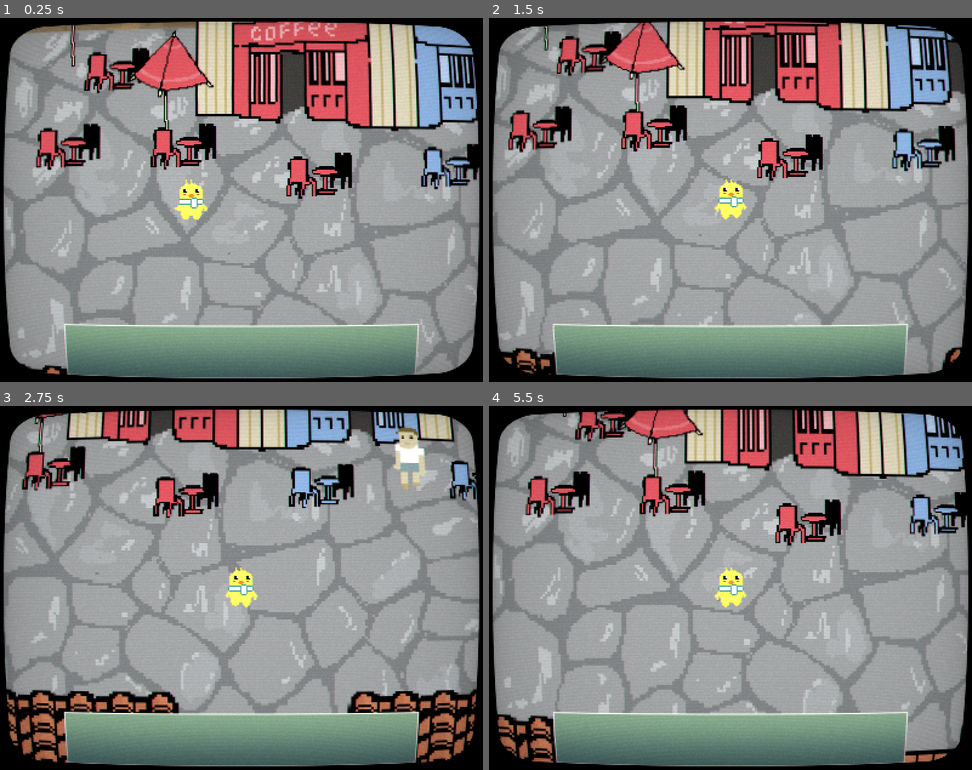
Above: before the commit, frames 1-4 (two rows, left to right).
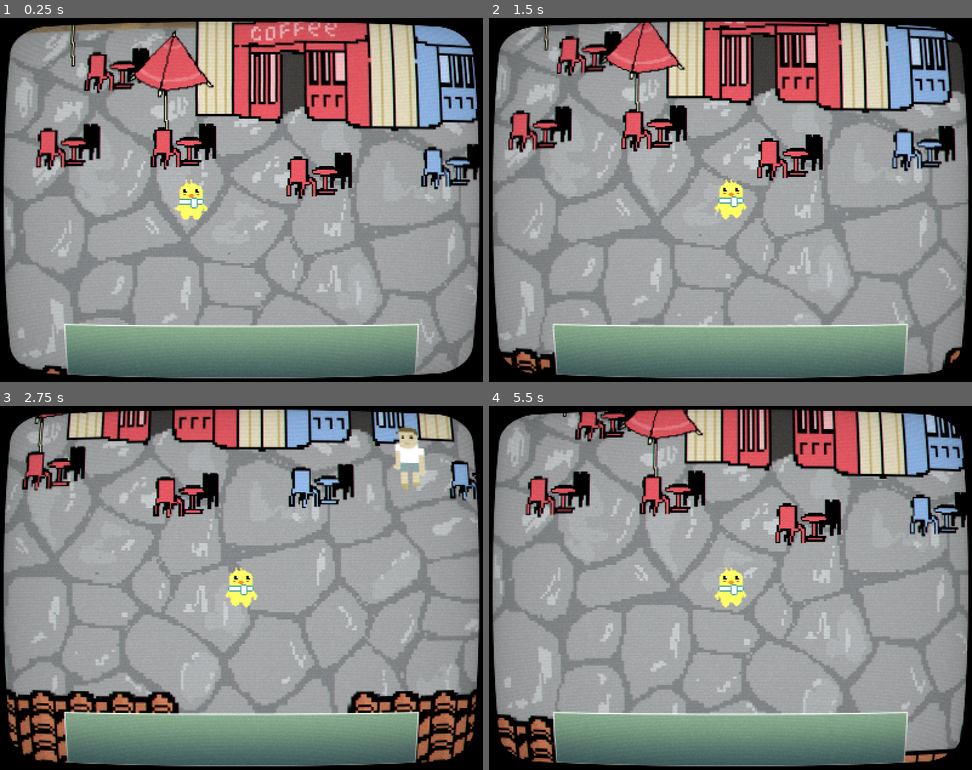
Above: after the commit, the same moments.

Repository: OkistanPro/lesaventuresdesteven
Game: Godot game, scene res://scenes/rue_commerce_2.tscn
Two runs of this game, one before a commit and one after it. Both use one fixed random seed, a clock stepped at 60 frames per second and the inputs below. The project has no main scene, so this scene is started directly.
Inputs (mouse positions are in pixels of both pictures, inside the frame that each line leads up to):
- Up to frame 1 (0.25 s): no input
- Up to frame 2 (1.5 s): move the mouse to (836, 181) at 0.52 s; hold D (right) 0.53-1.28 s; hold E (interagir) 0.53-1.28 s; click (836, 181) at 0.67 s; move the mouse to (633, 218) at 1.27 s; hold S (down) from 1.28 s (still down); tap E (interagir) at 1.35 s
- Up to frame 3 (2.75 s): move the mouse to (289, 507) at 2.02 s; release S (down) at 2.03 s; hold D (right) from 2.03 s (still down); hold Shift (run) from 2.03 s (still down); tap E (interagir) at 2.3 s
- Up to frame 4 (5.5 s): move the mouse to (706, 660) at 2.77 s; release D (right) at 2.78 s; release Shift (run) at 2.78 s; hold W (up) 2.78-3.53 s; tap E (interagir) at 2.85, 4.55 s; click (706, 660) at 2.92 s; move the mouse to (875, 642) at 3.52 s; hold E (interagir) 3.53-4.28 s; hold A (left) 3.53-5.03 s; move the mouse to (585, 533) at 4.27 s; tap Shift (run) at 4.35 s; move the mouse to (754, 588) at 5.02 s; hold S (down) from 5.03 s (still down); hold E (interagir) from 5.03 s (still down); click (754, 588) at 5.17 s

The runs differ from the first frame. In frame 1, less than 0.1% of the frame differs, in the area x 9-13%, y 96-98%; in frame 2, less than 0.1%; in frame 3, 0.8%, in the area x 1-99%, y 79-98%; in frame 4, 0.2%.

Commit message:
Boutique de souvenirs + Objet PNJ

Diff:
--- a/dialogues/vendeur_boutique.tres
+++ b/dialogues/vendeur_boutique.tres
@@ -17,7 +17,7 @@
 [sub_resource type="Resource" id="Resource_m66bv"]
 script = ExtResource("3_7kv72")
 nom_perso = "steven"
-mess = "Euh ... bonjour ..."
+mess = "Bonjour !"
 liste_choix = Array[ExtResource("2_54hne")]([])
 event_at_start = ""
 metadata/_custom_type_script = "uid://cq5kt3ymgwgp8"
@@ -31,7 +31,7 @@
 [sub_resource type="Resource" id="Resource_54hne"]
 script = ExtResource("3_7kv72")
 nom_perso = "vendeur"
-mess = "Juste si je viens a mourrir ..."
+mess = "Juste, si je viens à mourir ..."
 liste_choix = Array[ExtResource("2_54hne")]([])
 event_at_start = ""
 metadata/_custom_type_script = "uid://cq5kt3ymgwgp8"
@@ -39,7 +39,7 @@
 [sub_resource type="Resource" id="Resource_7kv72"]
 script = ExtResource("3_7kv72")
 nom_perso = "vendeur"
-mess = "Dite a ma femme ... \"que\""
+mess = "Dites à ma femme ... \"que\""
 liste_choix = Array[ExtResource("2_54hne")]([])
 event_at_start = ""
 metadata/_custom_type_script = "uid://cq5kt3ymgwgp8"
@@ -47,13 +47,13 @@
 [sub_resource type="Resource" id="Resource_pcxfn"]
 script = ExtResource("4_pcxfn")
 temps = 1.0
-affiche_dialogue = false
+affiche_dialogue = true
 metadata/_custom_type_script = "uid://b2khngrg30oaj"
 
 [sub_resource type="Resource" id="Resource_oksq7"]
 script = ExtResource("3_7kv72")
 nom_perso = "steven"
-mess = "\"que\" ?"
+mess = "...\"que\" ?"
 liste_choix = Array[ExtResource("2_54hne")]([])
 event_at_start = ""
 metadata/_custom_type_script = "uid://cq5kt3ymgwgp8"
--- a/scenes/interface.tscn
+++ b/scenes/interface.tscn
@@ -1,7 +1,9 @@
-[gd_scene load_steps=2 format=3 uid="uid://cohg5vn5u2qe8"]
+[gd_scene load_steps=3 format=3 uid="uid://cohg5vn5u2qe8"]
 
+[ext_resource type="Script" uid="uid://bhybyokoixsmm" path="res://scripts/interface.gd" id="1_lw6my"]
 [ext_resource type="PackedScene" uid="uid://da5kxhp50c2xg" path="res://scenes/inventaire.tscn" id="1_tg63u"]
 
 [node name="interface" type="CanvasLayer"]
+script = ExtResource("1_lw6my")
 
 [node name="Inventaire" parent="." instance=ExtResource("1_tg63u")]
--- a/scenes/rue_commerce_1.tscn
+++ b/scenes/rue_commerce_1.tscn
@@ -1,11 +1,14 @@
-[gd_scene load_steps=10 format=3 uid="uid://hdxui1dj546j"]
+[gd_scene load_steps=15 format=3 uid="uid://hdxui1dj546j"]
 
 [ext_resource type="Script" uid="uid://vte1qlb04x0a" path="res://scripts/rue_commerce_1.gd" id="1_486vb"]
 [ext_resource type="Texture2D" uid="uid://c0pgoh688os8b" path="res://sprites/zone_commerçante.png" id="1_ndj3p"]
 [ext_resource type="Texture2D" uid="uid://2gtn3xlwn53u" path="res://sprites/decor.png" id="2_uqb0c"]
 [ext_resource type="PackedScene" uid="uid://wh4gxqeqyw78" path="res://scenes/steven.tscn" id="5_2vcd6"]
 [ext_resource type="Texture2D" uid="uid://bi7snn7iinctr" path="res://sprites/maisons_front.png" id="6_w3f2s"]
-[ext_resource type="Texture2D" uid="uid://c86yo2pwhaykd" path="res://sprites/banc_lampe.png" id="19_6bq2v"]
+[ext_resource type="Texture2D" uid="uid://061e3p2t0v56" path="res://sprites/souvenirs/souvenirs__0001_Calque-3.png" id="7_w3f2s"]
+[ext_resource type="Texture2D" uid="uid://dvwfc2dnb0y23" path="res://sprites/persos/perso__0004_Calque-12.png" id="8_jggnv"]
+[ext_resource type="Script" uid="uid://c7f5ewx6x32to" path="res://scripts/pnj_1.gd" id="9_3fw0g"]
+[ext_resource type="PackedScene" uid="uid://b8bwggny43hdy" path="res://scenes/fleche_input.tscn" id="10_v20iv"]
 
 [sub_resource type="WorldBoundaryShape2D" id="WorldBoundaryShape2D_0aefm"]
 normal = Vector2(0, 1)
@@ -15,7 +18,13 @@
 size = Vector2(96, 575)
 
 [sub_resource type="RectangleShape2D" id="RectangleShape2D_w3f2s"]
-size = Vector2(119.545, 86.8182)
+size = Vector2(303.409, 82.2728)
+
+[sub_resource type="RectangleShape2D" id="RectangleShape2D_diepv"]
+size = Vector2(17.3333, 29.3333)
+
+[sub_resource type="CircleShape2D" id="CircleShape2D_kdskb"]
+radius = 24.2304
 
 [node name="village1" type="Node2D"]
 y_sort_enabled = true
@@ -41,20 +50,6 @@
 [node name="CollisionShape2D" type="CollisionShape2D" parent="limitesMonde"]
 shape = SubResource("WorldBoundaryShape2D_0aefm")
 
-[node name="BancLampe" type="Sprite2D" parent="."]
-z_index = 1
-position = Vector2(590, 183)
-scale = Vector2(2, 2)
-texture = ExtResource("19_6bq2v")
-region_enabled = true
-region_rect = Rect2(12, 24, 43, 31)
-
-[node name="StaticBody2D" type="StaticBody2D" parent="BancLampe"]
-
-[node name="CollisionPolygon2D" type="CollisionPolygon2D" parent="BancLampe/StaticBody2D"]
-position = Vector2(-7, -11)
-polygon = PackedVector2Array(-12.5, 18, 26, 18, 26.5, 2.5, -10.5, 2.5, -13.5, 13)
-
 [node name="steven" parent="." instance=ExtResource("5_2vcd6")]
 position = Vector2(31, 322)
 
@@ -74,11 +69,43 @@
 [node name="StaticBody2D" type="StaticBody2D" parent="MaisonsFront"]
 
 [node name="CollisionShape2D" type="CollisionShape2D" parent="MaisonsFront/StaticBody2D"]
-position = Vector2(-91.3636, 5.22729)
+position = Vector2(0.568253, 7.50003)
 shape = SubResource("RectangleShape2D_w3f2s")
 
-[node name="CollisionShape2D2" type="CollisionShape2D" parent="MaisonsFront/StaticBody2D"]
-position = Vector2(91.1364, 5.90912)
-shape = SubResource("RectangleShape2D_w3f2s")
+[node name="souvenirs" type="Sprite2D" parent="."]
+z_index = 1
+position = Vector2(433, 138)
+scale = Vector2(1.5, 1.5)
+texture = ExtResource("7_w3f2s")
+
+[node name="StaticBody2D" type="StaticBody2D" parent="souvenirs"]
+
+[node name="CollisionPolygon2D" type="CollisionPolygon2D" parent="souvenirs/StaticBody2D"]
+polygon = PackedVector2Array(-60, -54.6667, -123.333, -42.6667, -123.333, 54.6667, -59.3333, 58, 61.3333, 56.6667, 61.3333, 48.6667, 89.3333, 48.6667, 89.3333, 56.6667, 116, 56.6667, 116, 18, 122, 10, 122, -8.66666, 117.333, -14.6667, 111, -26.2)
+
+[node name="personnage" type="Sprite2D" parent="."]
+z_index = 1
+position = Vector2(325, 206)
+scale = Vector2(2, 2)
+texture = ExtResource("8_jggnv")
+script = ExtResource("9_3fw0g")
+nom_timeline = "vendeur_boutique"
+
+[node name="StaticBody2D" type="StaticBody2D" parent="personnage"]
+
+[node name="CollisionShape2D" type="CollisionShape2D" parent="personnage/StaticBody2D"]
+position = Vector2(-6.10352e-05, -0.666672)
+shape = SubResource("RectangleShape2D_diepv")
+
+[node name="Area2D" type="Area2D" parent="personnage"]
+
+[node name="CollisionShape2D" type="CollisionShape2D" parent="personnage/Area2D"]
+shape = SubResource("CircleShape2D_kdskb")
+debug_color = Color(0.903406, 0.267478, 0.395717, 0.42)
+
+[node name="Polygon2D" parent="personnage" instance=ExtResource("10_v20iv")]
+position = Vector2(0, -29.815)
 
 [connection signal="body_entered" from="goto_rue_droite" to="." method="_on_goto_rue_gauche_body_entered"]
+[connection signal="body_entered" from="personnage/Area2D" to="personnage" method="_on_area_2d_body_entered"]
+[connection signal="body_exited" from="personnage/Area2D" to="personnage" method="_on_area_2d_body_exited"]
--- a/scenes/rue_commerce_2.tscn
+++ b/scenes/rue_commerce_2.tscn
@@ -12,6 +12,7 @@
 [ext_resource type="Texture2D" uid="uid://cxpxcasrfflsc" path="res://sprites/persos/perso__0010_Calque-18.png" id="11_ei4ya"]
 [ext_resource type="Script" uid="uid://c7f5ewx6x32to" path="res://scripts/pnj_1.gd" id="12_hgxkv"]
 [ext_resource type="PackedScene" uid="uid://b8bwggny43hdy" path="res://scenes/fleche_input.tscn" id="13_jqfty"]
+[ext_resource type="Texture2D" uid="uid://bi7snn7iinctr" path="res://sprites/maisons_front.png" id="13_kybir"]
 
 [sub_resource type="WorldBoundaryShape2D" id="WorldBoundaryShape2D_0aefm"]
 normal = Vector2(0, 1)
@@ -28,6 +29,9 @@
 
 [sub_resource type="CircleShape2D" id="CircleShape2D_jqfty"]
 radius = 24.2304
+
+[sub_resource type="RectangleShape2D" id="RectangleShape2D_jqfty"]
+size = Vector2(303.409, 82.2728)
 
 [node name="village1" type="Node2D"]
 y_sort_enabled = true
@@ -208,6 +212,7 @@
 scale = Vector2(1.5, 1.5)
 texture = ExtResource("11_ei4ya")
 script = ExtResource("12_hgxkv")
+nom_timeline = "pnj_homme"
 
 [node name="StaticBody2D" type="StaticBody2D" parent="pnj1"]
 
@@ -224,6 +229,18 @@
 [node name="Polygon2D" parent="pnj1" instance=ExtResource("13_jqfty")]
 position = Vector2(0, -29.815)
 
+[node name="MaisonsFront" type="Sprite2D" parent="."]
+z_index = 2
+position = Vector2(330, 569)
+scale = Vector2(2.2, 2.2)
+texture = ExtResource("13_kybir")
+
+[node name="StaticBody2D" type="StaticBody2D" parent="MaisonsFront"]
+
+[node name="CollisionShape2D" type="CollisionShape2D" parent="MaisonsFront/StaticBody2D"]
+position = Vector2(0.568253, 7.50003)
+shape = SubResource("RectangleShape2D_jqfty")
+
 [connection signal="body_entered" from="goto_rue_gauche" to="." method="_on_goto_rue_gauche_body_entered"]
 [connection signal="body_entered" from="pnj1/Area2D" to="pnj1" method="_on_area_2d_body_entered"]
 [connection signal="body_exited" from="pnj1/Area2D" to="pnj1" method="_on_area_2d_body_exited"]
--- a/scenes/village_1.tscn
+++ b/scenes/village_1.tscn
@@ -10,9 +10,7 @@
 [ext_resource type="Texture2D" uid="uid://dm43a0kggnawq" path="res://sprites/fontaine/fontaine_00003.png" id="4_cayyt"]
 [ext_resource type="Texture2D" uid="uid://c5dxi7ntaq1ax" path="res://sprites/mairie_00000.png" id="6_tslq4"]
 [ext_resource type="Texture2D" uid="uid://dsfmiuy5ysyw4" path="res://sprites/persos/maire.png" id="11_82yds"]
-[ext_resource type="Script" uid="uid://dlbvp3inobcey" path="res://scripts/maire.gd" id="12_0aefm"]
-[ext_resource type="Script" uid="uid://wwgdpvpdy0g2" path="res://scripts/items/item_properties.gd" id="14_7sh2r"]
-[ext_resource type="Script" uid="uid://b1phsyjs6go0l" path="res://scripts/items/item_object.gd" id="15_2i2qr"]
+[ext_resource type="Script" uid="uid://c7f5ewx6x32to" path="res://scripts/pnj_1.gd" id="12_7sh2r"]
 [ext_resource type="Texture2D" uid="uid://c86yo2pwhaykd" path="res://sprites/banc_lampe.png" id="19_cayyt"]
 
 [sub_resource type="SpriteFrames" id="SpriteFrames_jibjk"]
@@ -50,14 +48,6 @@
 
 [sub_resource type="CircleShape2D" id="CircleShape2D_7sh2r"]
 radius = 35.781
-
-[sub_resource type="Resource" id="Resource_bq2gl"]
-script = ExtResource("14_7sh2r")
-item_name = &"banc_truc"
-texture_icon = ExtResource("19_cayyt")
-pickable = false
-event_on_not_pick = &"test"
-metadata/_custom_type_script = "uid://wwgdpvpdy0g2"
 
 [node name="village1" type="Node2D"]
 y_sort_enabled = true
@@ -150,7 +140,8 @@
 position = Vector2(288, 201)
 scale = Vector2(1.7, 1.7)
 texture = ExtResource("11_82yds")
-script = ExtResource("12_0aefm")
+script = ExtResource("12_7sh2r")
+nom_timeline = "maire_1"
 
 [node name="StaticBody2D" type="StaticBody2D" parent="Maire"]
 
@@ -169,15 +160,6 @@
 scale = Vector2(0.5, 0.5)
 polygon = PackedVector2Array(-10, -6, 10, -6, 0, 4)
 
-[node name="ItemObject" type="Sprite2D" parent="."]
-z_index = 1
-position = Vector2(546, 281)
-texture = ExtResource("19_cayyt")
-offset = Vector2(0, -13.365)
-script = ExtResource("15_2i2qr")
-properties = SubResource("Resource_bq2gl")
-metadata/_custom_type_script = "uid://b1phsyjs6go0l"
-
 [connection signal="body_entered" from="goto_rue_droite" to="." method="_on_goto_rue_droite_body_entered"]
 [connection signal="body_entered" from="goto_rue_gauche" to="." method="_on_goto_rue_gauche_body_entered"]
 [connection signal="body_entered" from="Maire/Area2D" to="Maire" method="_on_area_2d_body_entered"]
--- a/scripts/gestion_dialogue.gd
+++ b/scripts/gestion_dialogue.gd
@@ -9,7 +9,8 @@
 	"boulangere" : preload("res://dialogues/boulangere.tres"),
 	"maire_1" : preload("res://dialogues/maire_1.tres"),
 	"pnj_homme" : preload("res://dialogues/pnj_homme.tres"),
-	"lourd" : preload("res://dialogues/lourd.tres")
+	"lourd" : preload("res://dialogues/lourd.tres"),
+	"vendeur_boutique" : preload("res://dialogues/vendeur_boutique.tres")
 }
 var active : bool = false
 
--- /dev/null
+++ b/scripts/interface.gd
@@ -0,0 +1,7 @@
+extends CanvasLayer
+
+func _ready() -> void:
+	GestionDialogue.lancer_dialogue.connect(lancer_dialogue)
+
+func lancer_dialogue() -> void:
+	add_child(GestionDialogue.dialogue_scene.instantiate())
--- a/scripts/pnj_1.gd
+++ b/scripts/pnj_1.gd
@@ -1,10 +1,12 @@
 extends Sprite2D
+class_name PNJ
 
+@export var nom_timeline : String
 var in_body : bool = false
 
 func _input(event: InputEvent) -> void:
 	if event.is_action_pressed("interagir") and in_body:
-		GestionDialogue.lancer_timeline("pnj_homme")
+		GestionDialogue.lancer_timeline(nom_timeline)
 func _on_area_2d_body_entered(body: Node2D) -> void:
 	if body == $"../steven":
 		in_body = true
--- a/scripts/rue_commerce_2.gd
+++ b/scripts/rue_commerce_2.gd
@@ -1,14 +1,9 @@
 extends Node2D
 
 func _ready() -> void:
-	GestionDialogue.lancer_dialogue.connect(lancer_dialogue)
 	if Globals.direction_from == "village_centre":
 		$steven.position = Vector2(31, 322)
 
 func _on_goto_rue_gauche_body_entered(body: Node2D) -> void:
 	if body == $steven:
 		Globals.goto_scene("rue_commerce_droite", "village_centre")
-
-
-func lancer_dialogue() -> void:
-	$interface.add_child(GestionDialogue.dialogue_scene.instantiate())
--- a/scripts/village_1.gd
+++ b/scripts/village_1.gd
@@ -1,7 +1,6 @@
 extends Node2D
 
 func _ready() -> void:
-	GestionDialogue.lancer_dialogue.connect(lancer_dialogue)
 	if Globals.direction_from == "rue_commerce_gauche":
 		$steven.position = Vector2(31, 322)
 	if Globals.direction_from == "rue_commerce_droite":
@@ -16,6 +15,3 @@
 func _on_goto_rue_droite_body_entered(body: Node2D) -> void:
 	if body == $steven:
 		Globals.goto_scene("village_centre", "rue_commerce_droite")
-
-func lancer_dialogue() -> void:
-	interface.add_child(GestionDialogue.dialogue_scene.instantiate())
Not shown: 1 places in dialogues/vendeur_boutique.tres that only renumber resources
Not shown: 1 places in scenes/rue_commerce_2.tscn that only renumber resources
Not shown: 1 places in scenes/village_1.tscn that only renumber resources
Not shown, added: scripts/interface.gd.uid
Binary file added: sprites/souvenirs/souvenirs__0000_Calque-4.png
Not shown, added: sprites/souvenirs/souvenirs__0000_Calque-4.png.import
Binary file added: sprites/souvenirs/souvenirs__0001_Calque-3.png
Not shown, added: sprites/souvenirs/souvenirs__0001_Calque-3.png.import
Binary file added: sprites/souvenirs/souvenirs__0002_Calque-2.png
Not shown, added: sprites/souvenirs/souvenirs__0002_Calque-2.png.import
